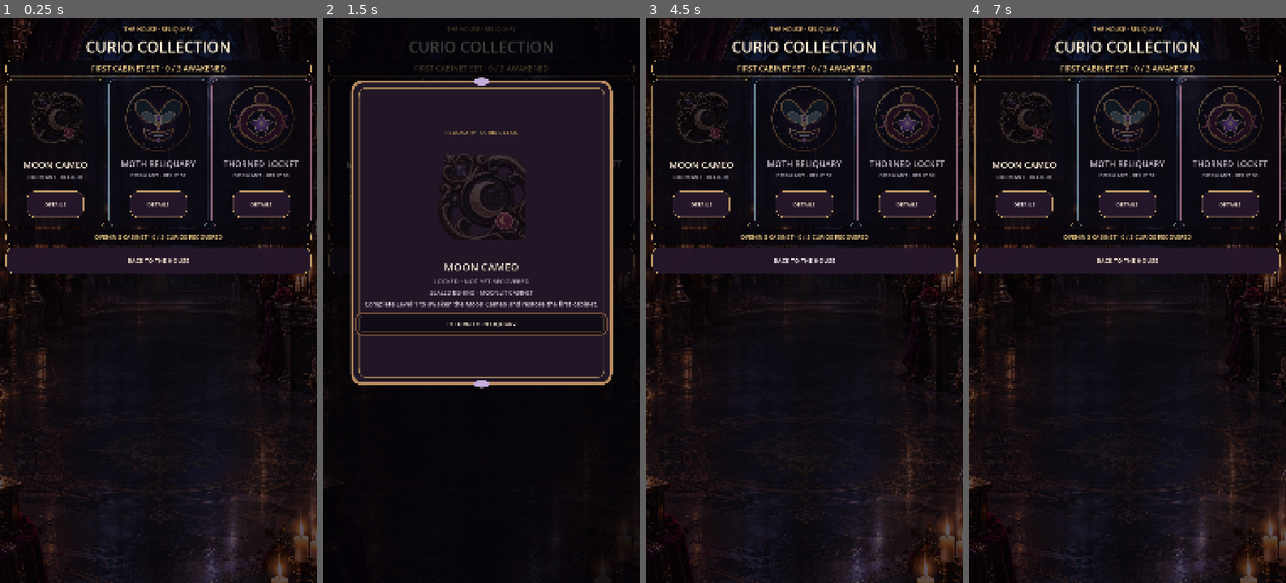
Above: before the commit, frames 1-4 (left to right).
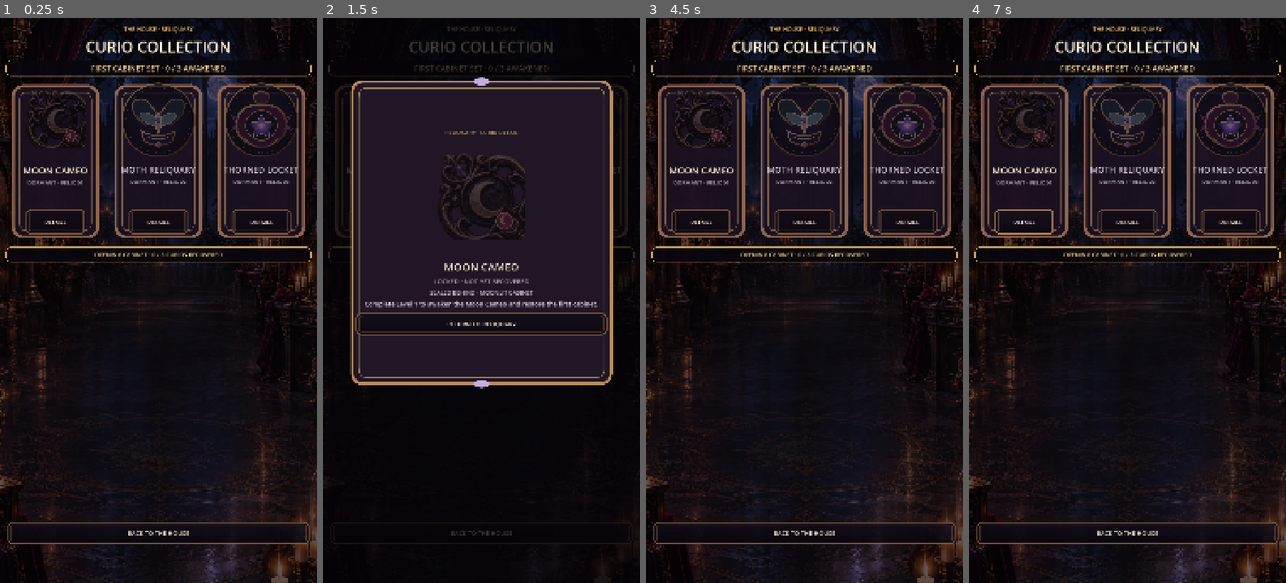
Above: after the commit, the same moments.

Repository: Jay-prodesign/akilta-match3
Game: Godot game, scene res://src/ui/collection/curio_collection.tscn
The game is run twice, just before and just after one commit, with the same random seed, the same clock (stepped at 60 frames per second) and the same inputs. This scene is started directly instead of the project's main scene.
Inputs (mouse positions are in pixels of both pictures, inside the frame that each line leads up to):
- Up to frame 1 (0.25 s): no input
- Up to frame 2 (1.5 s): click "DETAILS" at 0.5 s; click "DETAILS" at 1.25 s
- Up to frame 3 (4.5 s): click "DETAILS" at 2 s; click "BACK TO THE HOUSE" at 2.75 s; click "RETURN TO RELIQUARY" at 3.5 s; tap Enter at 4.25 s; move the mouse to (874, 272) at 4.27 s; click (874, 272) at 4.42 s
- Up to frame 4 (7 s): drag from (1064, 328) to (1111, 413) at 5.02 s; move the mouse to (1159, 176) at 5.77 s; click (1159, 176) at 5.92 s; drag from (1111, 413) to (1032, 215) at 6.52 s

The runs differ from the first frame. In frame 1, 15% of the frame differs, in the area x 1-99%, y 10-94%; in frame 2, 1.2%; in frame 3, 15%; in frame 4, 15%.

Commit message:
Polish Reliquary collection stage parity (#107)
Replace runtime flat Reliquary styling with verified production chrome, keep the display stage compact, and anchor Back near the navigation edge while preserving collection truth.

Diff:
--- a/src/ui/collection/curio_collection.gd
+++ b/src/ui/collection/curio_collection.gd
@@ -7,6 +7,7 @@
 const PieceAssetLoader = preload("res://src/match3/presentation/piece_asset_loader.gd")
 const ScreenArt = preload("res://src/ui/shared/screen_art_registry.gd")
 const CurioDetailScene = preload("res://src/ui/collection/curio_detail_panel.tscn")
+const ProductionChrome = preload("res://src/ui/theme/production_chrome.gd")
 
 const MOON_SEALED_PATH := "res://assets/curios/ch01_curio_moon_cameo_sealed_v01.webp"
 const MOON_AWAKENED_PATH := "res://assets/curios/ch01_curio_moon_cameo_awakened_v01.webp"
@@ -47,6 +48,10 @@
 	moon_art.texture = _load_moon_texture(MOON_SEALED_PATH)
 	slot2_art.texture = PieceAssetLoader.ornament(MOTH_RELIQUARY_PATH)
 	slot3_art.texture = PieceAssetLoader.ornament(THORNED_LOCKET_PATH)
+	ProductionChrome.apply_action_button(moon_action, "utility", "reliquary_detail")
+	ProductionChrome.apply_action_button(slot2_action, "utility", "reliquary_detail")
+	ProductionChrome.apply_action_button(slot3_action, "utility", "reliquary_detail")
+	ProductionChrome.apply_action_button(back_button, "utility", "reliquary_back")
 	back_button.pressed.connect(func(): back_requested.emit())
 	moon_action.pressed.connect(func(): _open_curio_detail("moon_cameo"))
 	slot2_action.pressed.connect(func(): _open_curio_detail("moth_reliquary"))
@@ -91,21 +96,11 @@
 	_apply_display_style(slot3_card, has_locket, Color("#C98BA8"))
 	_apply_copy_style(slot3_name, slot3_hint, slot3_state, slot3_origin, has_locket)
 
-func _apply_display_style(card: PanelContainer, awakened: bool, accent: Color) -> void:
+func _apply_display_style(card: PanelContainer, awakened: bool, _accent: Color) -> void:
 	if card == null:
 		return
-	var box := StyleBoxFlat.new()
-	box.bg_color = Color("#130E19", 0.78) if awakened else Color("#0D0A12", 0.68)
-	box.border_color = Color(accent.r, accent.g, accent.b, 0.90 if awakened else 0.38)
-	box.set_border_width_all(2 if awakened else 1)
-	box.set_corner_radius_all(20)
-	box.content_margin_left = 18
-	box.content_margin_right = 18
-	box.content_margin_top = 14
-	box.content_margin_bottom = 14
-	box.shadow_color = Color(0, 0, 0, 0.42)
-	box.shadow_size = 10
-	card.add_theme_stylebox_override("panel", box)
+	ProductionChrome.apply_compact_panel(card, "reliquary_display")
+	card.set_meta("reliquary_awakened", awakened)
 
 func _apply_copy_style(name_label: Label, detail_label: Label, state_label: Label, origin_label: Label, awakened: bool) -> void:
 	if name_label != null:
@@ -149,7 +144,11 @@
 		"north_star_title_hierarchy": ($Layout/Title as Label).get_theme_font_size("font_size") >= 50,
 		"north_star_count_plate": count_label != null and count_label.get_theme_stylebox("normal") != null and count_label.custom_minimum_size.y >= 50.0,
 		"hero_curio_scale": moon_art != null and moon_art.custom_minimum_size.y >= 220.0,
-		"collection_occupies_cabinet_stage": ($Layout/Cards as HBoxContainer).custom_minimum_size.y >= 480.0 and ($Layout/Cards as HBoxContainer).custom_minimum_size.y <= 520.0 and ($Layout/Cards as HBoxContainer).size_flags_vertical != Control.SIZE_EXPAND_FILL and moon_card.custom_minimum_size.y >= 480.0 and slot2_card.custom_minimum_size.y >= 480.0 and slot3_card.custom_minimum_size.y >= 480.0,
+		"collection_occupies_cabinet_stage": ($Layout/Cards as HBoxContainer).custom_minimum_size.y >= 540.0 and ($Layout/Cards as HBoxContainer).custom_minimum_size.y <= 590.0 and ($Layout/Cards as HBoxContainer).size_flags_vertical != Control.SIZE_EXPAND_FILL and moon_card.custom_minimum_size.y >= 540.0 and slot2_card.custom_minimum_size.y >= 540.0 and slot3_card.custom_minimum_size.y >= 540.0,
+		"back_anchored_to_stage_bottom": ($Layout/StageSpacer as Control) != null and ($Layout/StageSpacer as Control).size_flags_vertical == Control.SIZE_EXPAND_FILL,
+		"asset_backed_display_chrome": [moon_card, slot2_card, slot3_card].all(func(card): return card.get_theme_stylebox("panel") is StyleBoxTexture and String(card.get_meta("production_chrome_kind", "")) == "compact_reliquary_display"),
+		"asset_backed_actions": [moon_action, slot2_action, slot3_action, back_button].all(func(button): return button.get_theme_stylebox("normal") is StyleBoxTexture),
+		"runtime_style_factory": false,
 		"cabinet_footer": cabinet_footer != null and cabinet_footer.get_theme_stylebox("normal") != null,
 		"north_star_collection_grid": ($Layout/Cards as HBoxContainer) != null and moon_card.size_flags_horizontal == Control.SIZE_EXPAND_FILL and slot2_card.size_flags_horizontal == Control.SIZE_EXPAND_FILL and slot3_card.size_flags_horizontal == Control.SIZE_EXPAND_FILL,
 		"collection_copy_subordinate": not moon_detail.visible and not moon_origin.visible and not slot2_hint.visible and not slot2_origin.visible and not slot3_hint.visible and not slot3_origin.visible,
--- a/src/ui/collection/curio_collection.tscn
+++ b/src/ui/collection/curio_collection.tscn
@@ -162,14 +162,14 @@
 autowrap_mode = 2
 
 [node name="Cards" type="HBoxContainer" parent="Layout"]
-custom_minimum_size = Vector2(0, 500)
+custom_minimum_size = Vector2(0, 560)
 layout_mode = 2
 size_flags_vertical = 1
 theme_override_constants/separation = 12
 alignment = 1
 
 [node name="MoonCard" type="PanelContainer" parent="Layout/Cards"]
-custom_minimum_size = Vector2(0, 490)
+custom_minimum_size = Vector2(0, 550)
 layout_mode = 2
 size_flags_horizontal = 3
 theme_override_styles/panel = SubResource("Display")
@@ -181,7 +181,7 @@
 alignment = 0
 
 [node name="RitualArt" type="TextureRect" parent="Layout/Cards/MoonCard/Content"]
-custom_minimum_size = Vector2(0, 240)
+custom_minimum_size = Vector2(0, 270)
 layout_mode = 2
 size_flags_horizontal = 3
 expand_mode = 1
@@ -254,7 +254,7 @@
 text = "DETAILS"
 
 [node name="Slot2" type="PanelContainer" parent="Layout/Cards"]
-custom_minimum_size = Vector2(0, 490)
+custom_minimum_size = Vector2(0, 550)
 layout_mode = 2
 size_flags_horizontal = 3
 theme_override_styles/panel = SubResource("DisplayCool")
@@ -266,7 +266,7 @@
 alignment = 0
 
 [node name="Number" type="Label" parent="Layout/Cards/Slot2/Content"]
-custom_minimum_size = Vector2(0, 240)
+custom_minimum_size = Vector2(0, 270)
 size_flags_horizontal = 3
 size_flags_vertical = 0
 layout_mode = 2
@@ -340,7 +340,7 @@
 text = "DETAILS"
 
 [node name="Slot3" type="PanelContainer" parent="Layout/Cards"]
-custom_minimum_size = Vector2(0, 490)
+custom_minimum_size = Vector2(0, 550)
 layout_mode = 2
 size_flags_horizontal = 3
 theme_override_styles/panel = SubResource("DisplayCool")
@@ -352,7 +352,7 @@
 alignment = 0
 
 [node name="Number" type="Label" parent="Layout/Cards/Slot3/Content"]
-custom_minimum_size = Vector2(0, 240)
+custom_minimum_size = Vector2(0, 270)
 size_flags_horizontal = 3
 size_flags_vertical = 0
 layout_mode = 2
@@ -437,6 +437,11 @@
 horizontal_alignment = 1
 vertical_alignment = 1
 
+[node name="StageSpacer" type="Control" parent="Layout"]
+layout_mode = 2
+size_flags_vertical = 3
+mouse_filter = 2
+
 [node name="Back" type="Button" parent="Layout"]
 custom_minimum_size = Vector2(0, 88)
 layout_mode = 2
--- a/tests/unit/test_reliquary_production_screen.gd
+++ b/tests/unit/test_reliquary_production_screen.gd
@@ -30,7 +30,11 @@
 	_expect(bool(contract.get("hero_curio_scale", false)), "Reliquary Moon Cameo must remain a hero-scale Curio")
 	_expect(bool(contract.get("north_star_collection_grid", false)), "Reliquary must present the opening Curios as a visual collection grid")
 	_expect(bool(contract.get("collection_copy_subordinate", false)), "Reliquary must keep long lore/origin copy behind Details instead of crowding the collection")
-	_expect(bool(contract.get("collection_occupies_cabinet_stage", false)), "Reliquary opening set must use a bounded cabinet stage without oversized dead vertical space")
+	_expect(bool(contract.get("collection_occupies_cabinet_stage", false)), "Reliquary opening set must stay as a bounded cabinet display instead of stretching into empty towers")
+	_expect(bool(contract.get("back_anchored_to_stage_bottom", false)), "Reliquary must use the world stage as breathing room and anchor Back near the navigation edge")
+	_expect(bool(contract.get("asset_backed_display_chrome", false)), "Reliquary displays must use verified quiet production chrome")
+	_expect(bool(contract.get("asset_backed_actions", false)), "Reliquary DETAILS and Back actions must use verified production action chrome")
+	_expect(not bool(contract.get("runtime_style_factory", true)), "Reliquary must not create StyleBox presentation resources at runtime")
 	_expect(bool(contract.get("cabinet_footer", false)), "Reliquary must finish the collection stage with an authored cabinet-status footer")
 	_expect(bool(contract.get("intro_subordinate", false)), "Reliquary explanatory prose must not compete with the collection")
 	_expect(not bool(contract.get("runtime_ui_factory", true)), "Reliquary must not rebuild presentation nodes at runtime")
@@ -39,7 +43,7 @@
 	var moth_art := screen.get_node_or_null("Layout/Cards/Slot2/Content/Number/RewardArt") as TextureRect
 	var locket_art := screen.get_node_or_null("Layout/Cards/Slot3/Content/Number/RewardArt") as TextureRect
 	var footer := screen.get_node_or_null("Layout/CabinetFooter") as Label
-	_expect(moon_art != null and moon_art.texture != null and moon_art.custom_minimum_size.y >= 220.0, "Moon Cameo must render as a hero-scale authored display")
+	_expect(moon_art != null and moon_art.texture != null and moon_art.custom_minimum_size.y >= 260.0, "Moon Cameo must render as a hero-scale authored display")
 	_expect(moth_art != null and moth_art.texture != null, "Moth Reliquary authored display art missing")
 	_expect(locket_art != null and locket_art.texture != null, "Thorned Locket authored display art missing")
 	_expect(footer != null and footer.text.contains("3 / 3 CURIOS RECOVERED"), "Reliquary footer must reflect completed opening collection truth")
